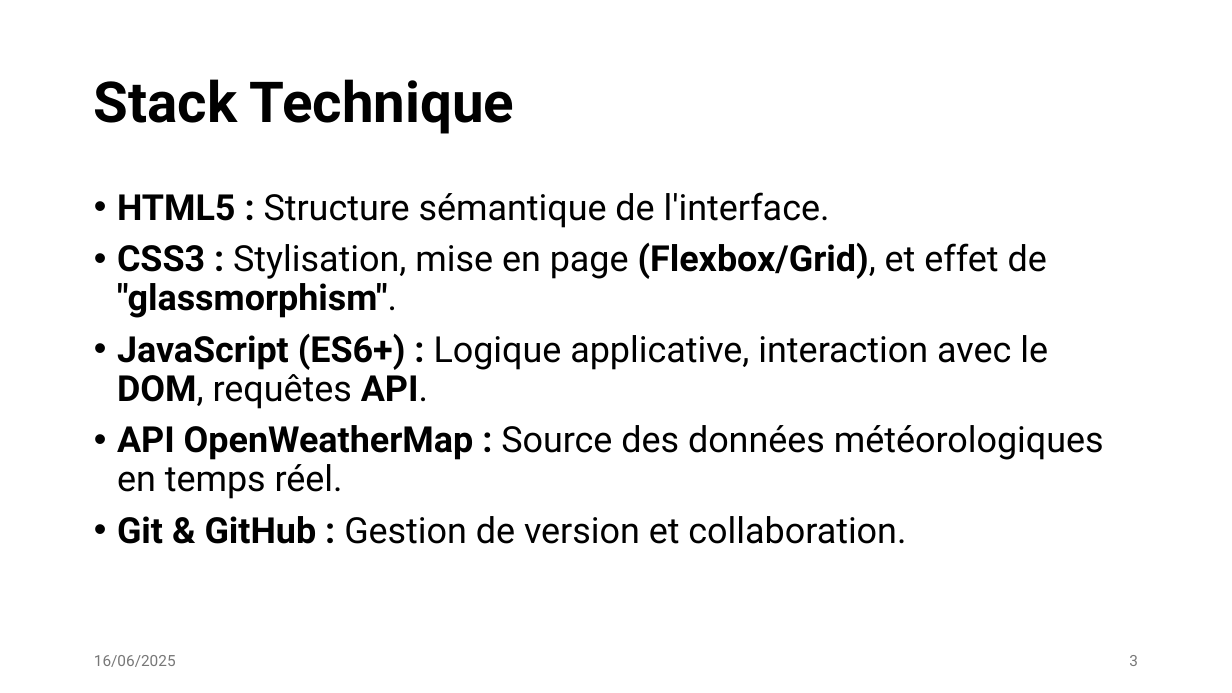
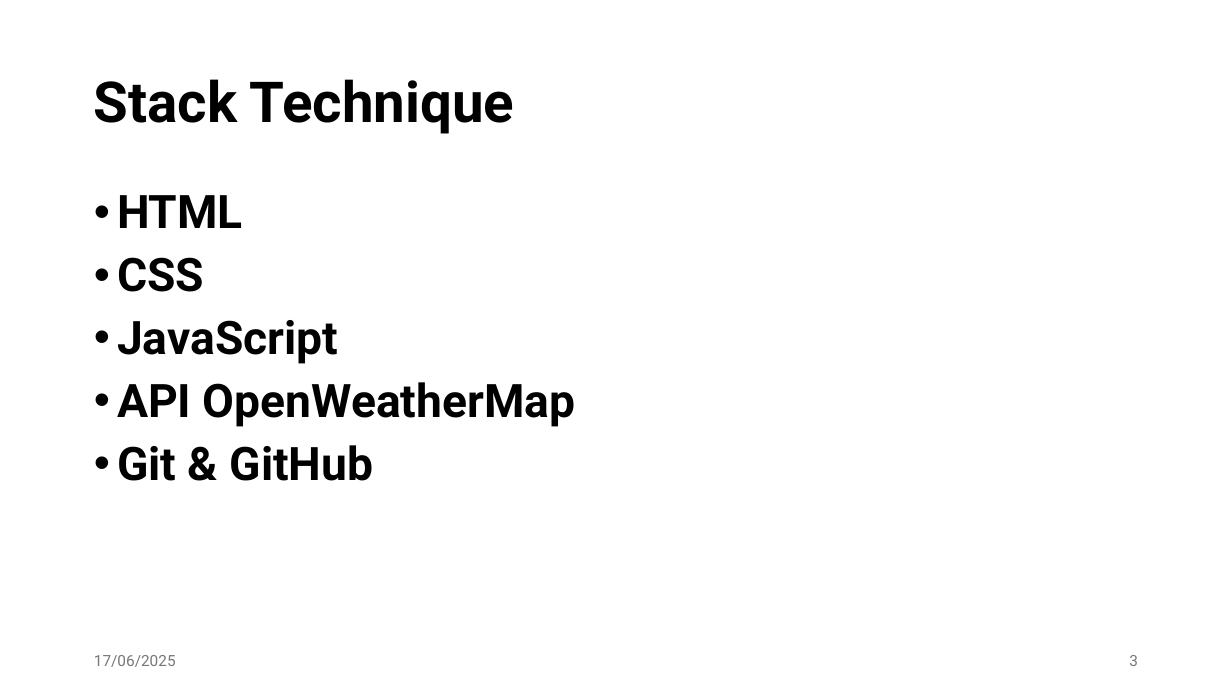
Before and after one commit to ualtas/meteoscope, a slide deck: slide 3 of meteoscop.pptx. Drawn at 1232x693 pixels with LibreOffice and Linux fonts; fonts in the diff are those of the drawing. Boxes give left, top, right and bottom in pixels: in the first picture for what was removed or moved away, otherwise in the second. Text is boxed around its words. In the diff, an @@ line names an element or a change of style, - is before the commit and + after.

```diff
--- a/meteoscop.pptx
+++ b/meteoscop.pptx
@@ text at (117,195,576,481): text changed; size 28 to 36 pt; bold on @@
-• HTML5 : Structure sémantique de l'interface.
-• CSS3 : Stylisation, mise en page (Flexbox/Grid), et effet de "glassmorphism".
-• JavaScript (ES6+) : Logique applicative, interaction avec le DOM, requêtes API.
-• API OpenWeatherMap : Source des données météorologiques en temps réel.
-• Git & GitHub : Gestion de version et collaboration.
+• HTML
+• CSS
+• JavaScript
+• API OpenWeatherMap
+• Git & GitHub
@@ text at (94,655,176,667): text changed @@
-16/06/2025
+17/06/2025
```
Also in this commit, not shown: 6 other slides changed.
